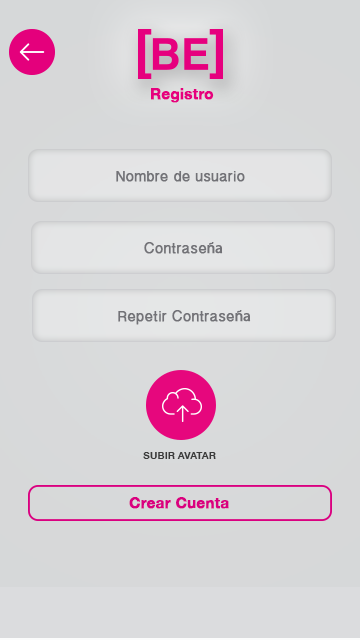
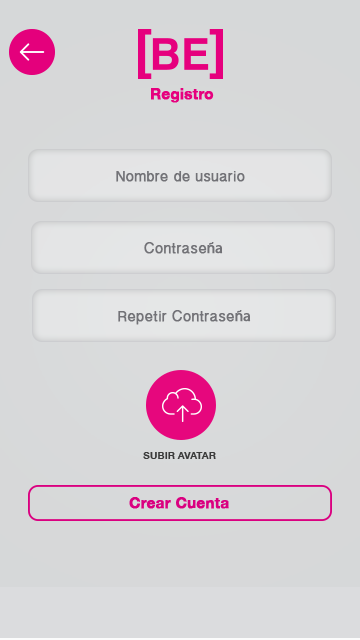
Two versions of the same layered image (w=360, h=640). Layer-by-layer changes:
pixels changed over [100, 0, 261, 509] (layer not identified)
